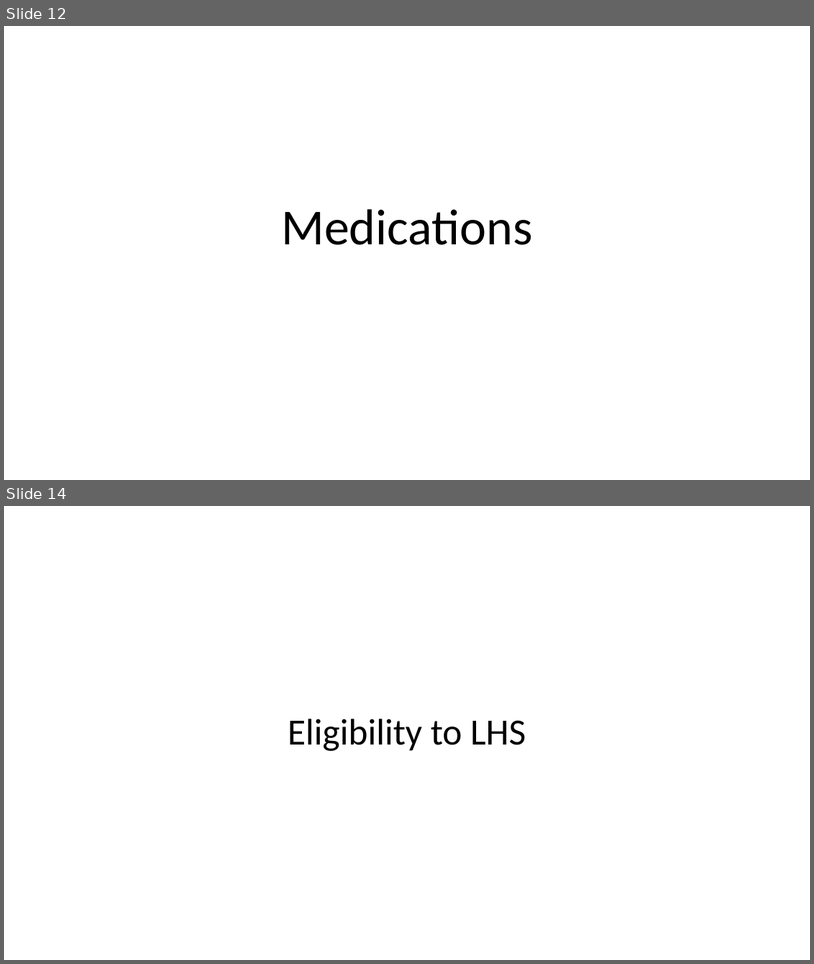
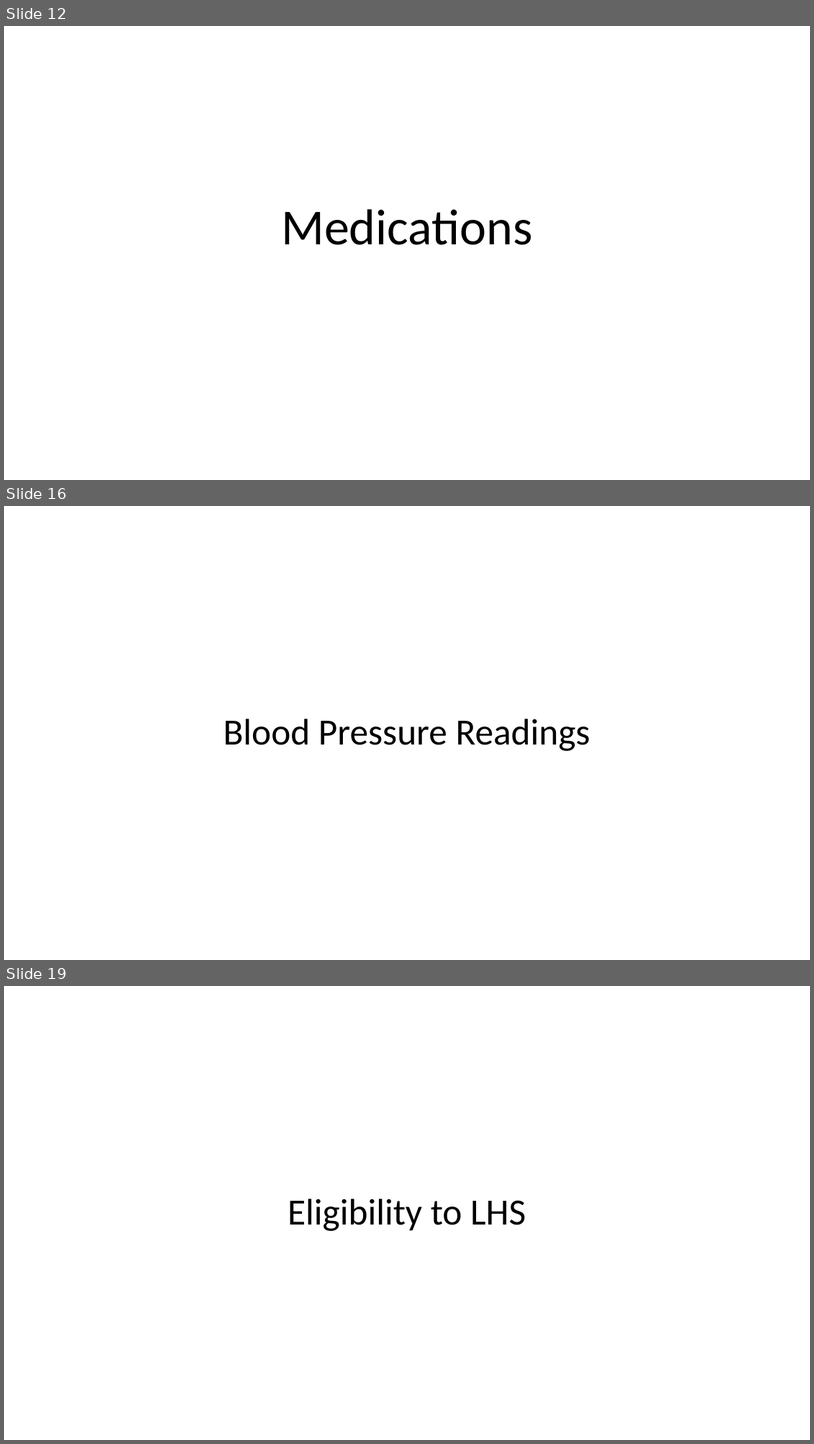
Before and after one commit to UPOD-datascience/ODIN, a slide deck: assets/ppt/data_exploration.pptx. Shown one above the other, each under a label of ours: slides 12 and 14 before the commit, slides 12, 16 and 19 after it; the slides between them are not shown. The pictures are 814x964 and 814x1444 pixels, drawn with LibreOffice and Linux fonts; fonts in the diff are those of the drawing. Boxes give left, top, right and bottom in pixels: in the first picture for what was removed or moved away, otherwise in the second. Text is boxed around its words. In the diff, an @@ line names an element or a change of style, - is before the commit and + after.

```diff
--- a/assets/ppt/data_exploration.pptx
+++ b/assets/ppt/data_exploration.pptx
@@ slide 16 added at (x1=4, y1=506, x2=810, y2=960), background #FFFFFF @@
@@ text added at (x1=224, y1=718, x2=591, y2=751), 44 pt, text #000000 @@
+Blood Pressure Readings
@@ what was slide 14 is now slide 19 @@
```
Also in this commit, not shown: 4 other slides added.
